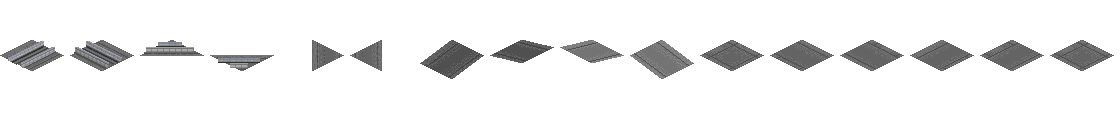
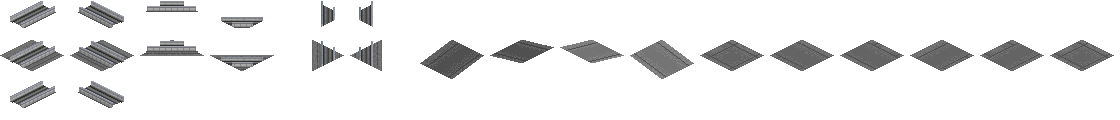
The second 1120 × 120 image is a revision of the first. Changes to its layers:
painted on "Layer 3" over [8, 1, 373, 108]
